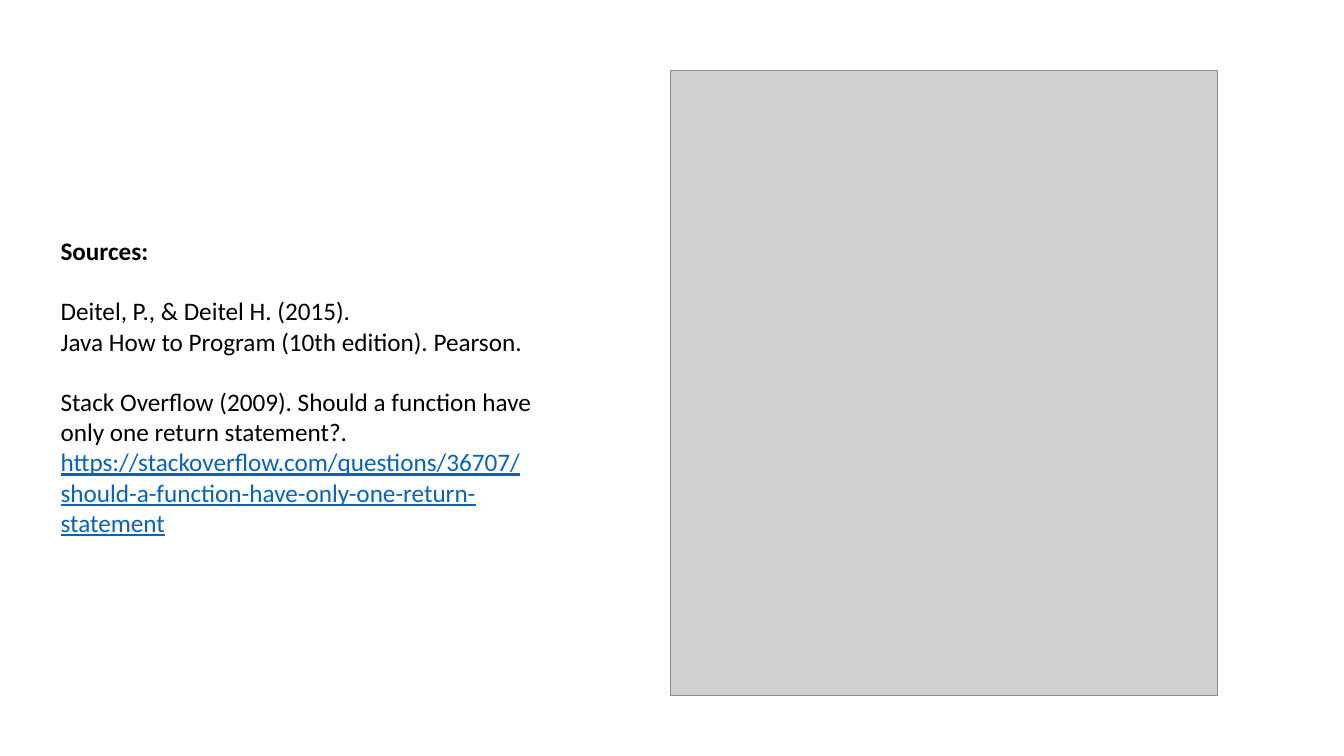
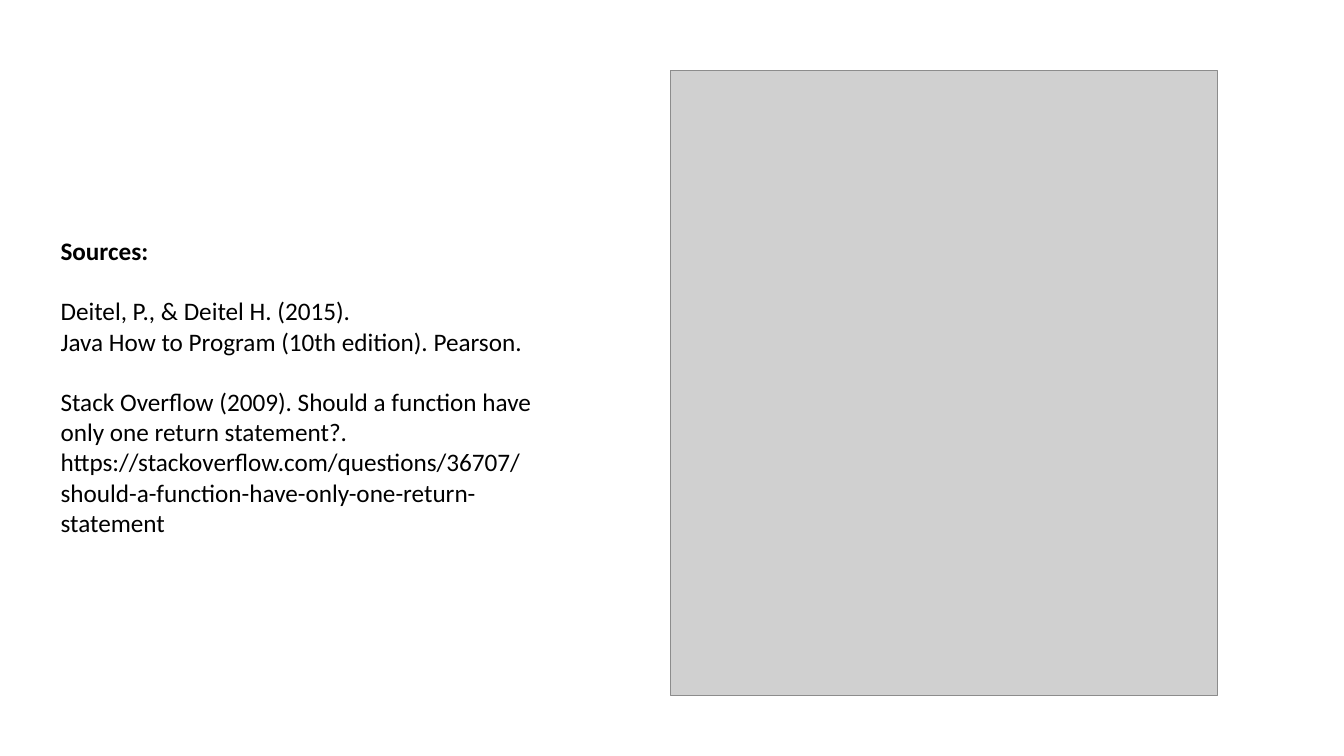
Before and after one commit to AnilJava95/Other, a slide deck: slide 17 of Computer Science and Programming Languages/Control Statements and Structured Programming.pptx. Drawn at 1344x756 pixels with LibreOffice and Linux fonts; fonts in the diff are those of the drawing; grey boxes stand for pictures. Boxes give left, top, right and bottom in pixels: in the first picture for what was removed or moved away, otherwise in the second. Text is boxed around its words. In the diff, an @@ line names an element or a change of style, - is before the commit and + after.

```diff
--- a/Computer Science and Programming Languages/Control Statements and Structured Programming.pptx
+++ b/Computer Science and Programming Languages/Control Statements and Structured Programming.pptx
@@ text at bbox=[61, 453, 520, 533]: text colour #0563C1 to #000000, underline off in "https://stackoverflow.com/questions/36707/should-a-function- ..." @@
```
Also in this commit, not shown: 8 other slides changed, 41 other files.
